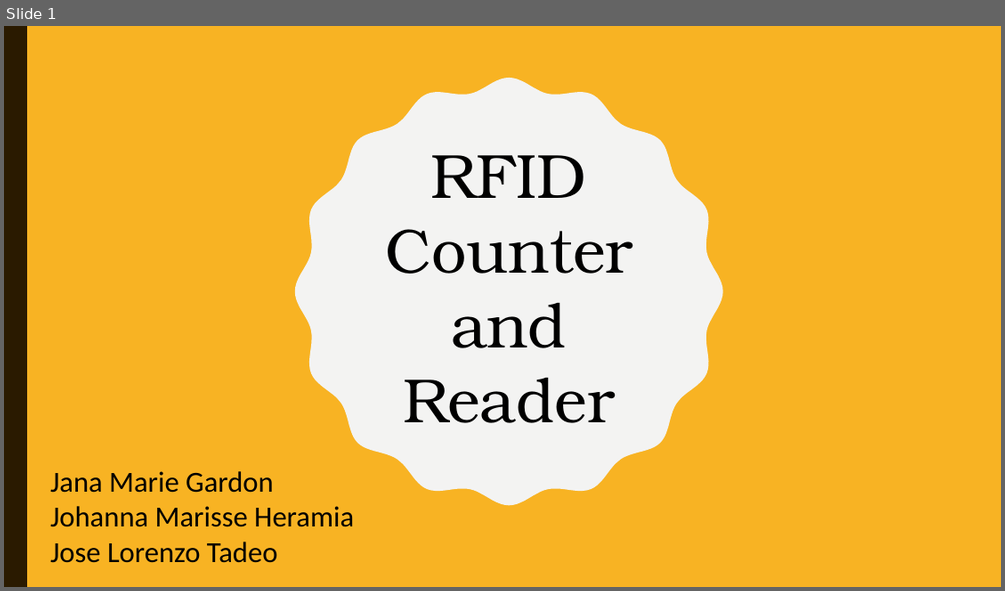
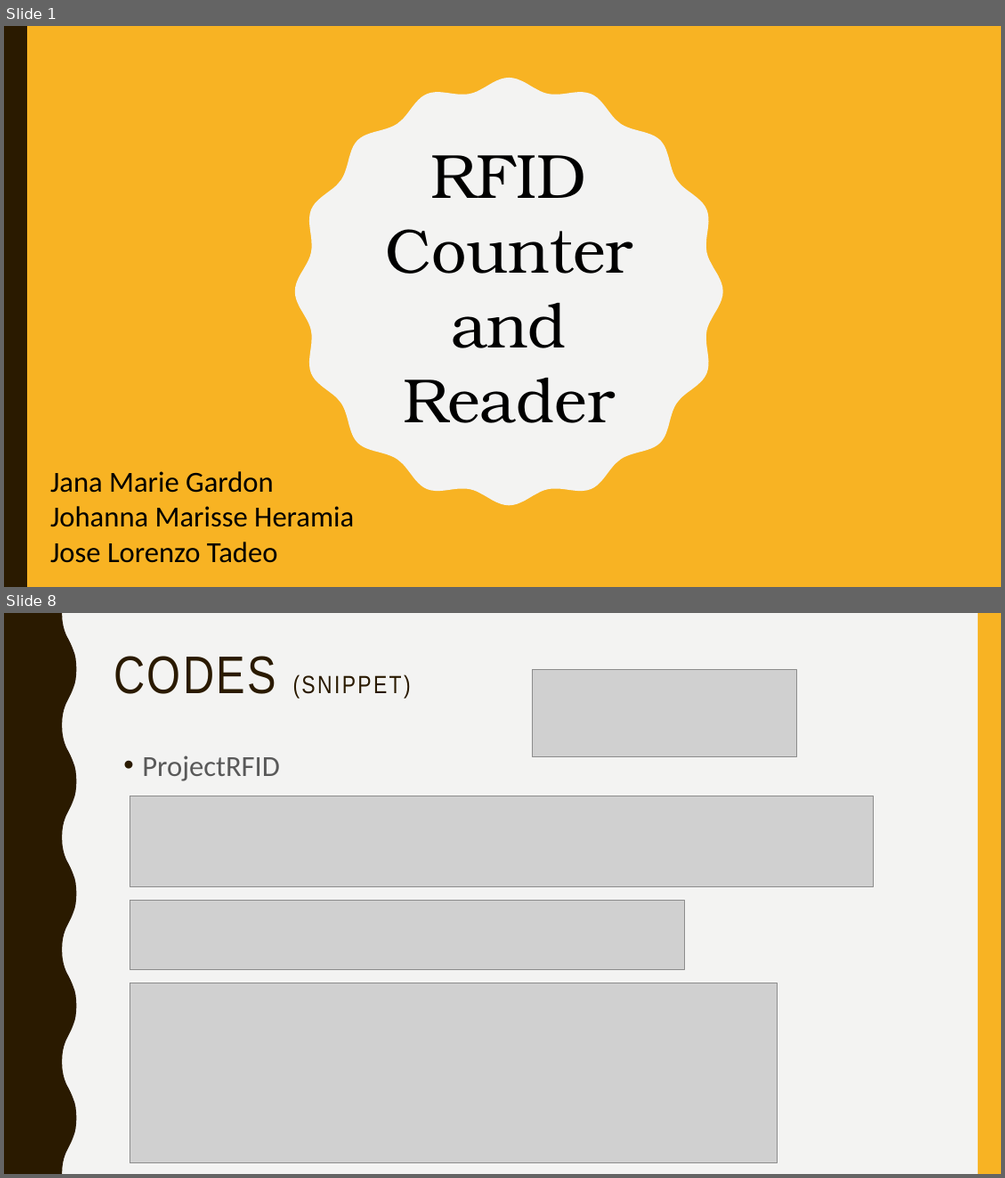
Before and after one commit to jgtadeo/PEMBEDS, a slide deck: Presentation.pptx. Shown one above the other, each under a label of ours: slide 1 before the commit, slides 1 and 8 after it; the slides between them are not shown. The pictures are 1005x591 and 1005x1178 pixels, drawn with LibreOffice and Linux fonts; fonts in the diff are those of the drawing; grey boxes stand for pictures. Boxes give left, top, right and bottom in pixels: in the first picture for what was removed or moved away, otherwise in the second. Text is boxed around its words. In the diff, an @@ line names an element or a change of style, - is before the commit and + after.

```diff
--- a/Presentation.pptx
+++ b/Presentation.pptx
@@ slide 8 added at (4,613,1001,1174), background #F3F3F2 @@
@@ freeform shape added at (4,613,77,1174), fill #2A1A00 @@
@@ rectangle added at (978,613,1001,1174), fill #F8B323 @@
@@ title added at (113,656,411,698), 24 pt, text #2A1A00 @@
+CODES (SNIPPET)
@@ picture added at (533,670,797,756) @@
@@ text added at (142,755,280,781), 28 pt, text #595959 @@
+• ProjectRFID
@@ picture added at (129,796,873,887) @@
@@ picture added at (129,900,685,970) @@
@@ picture added at (129,983,777,1163) @@
```
Also in this commit, not shown: 1 slide changed, 11 other slides added, 1 slide removed.
